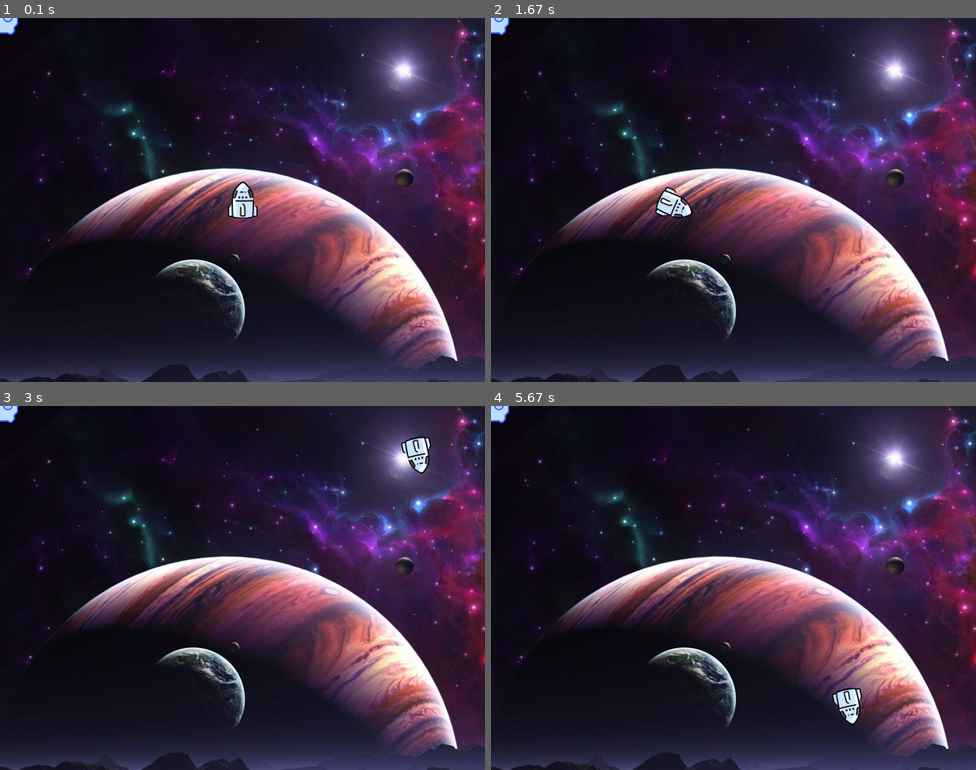
Above: before the commit, frames 1-4 (two rows, left to right).
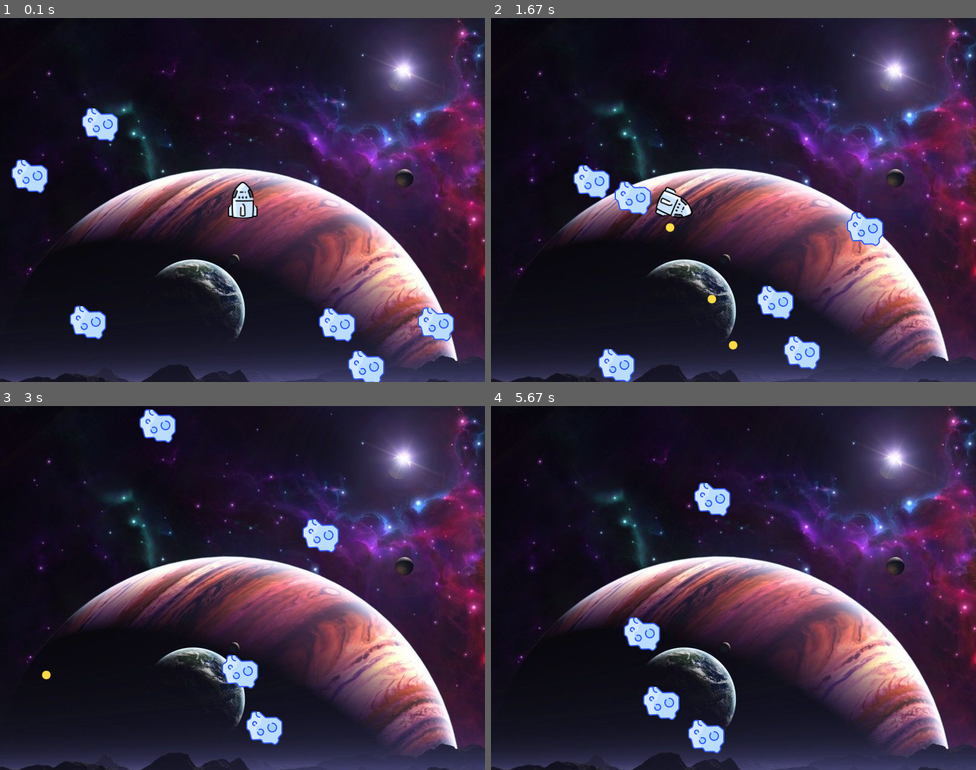
Above: after the commit, the same moments.

Repository: AThooker/PygameRepo
Game: pygame game, started from space_rocks/__main__.py
The game is run twice, just before and just after one commit, with the same random seed, the same clock (stepped at 60 frames per second) and the same inputs.
Inputs:
- Up to frame 1 (0.1 s): no input
- Up to frame 2 (1.67 s): tap Space at 0.33, 0.73, 1.03, 1.23, 1.57 s; hold Right 0.67-1.13 s; hold Up 1.17-1.47 s; hold Right from 1.5 s (still down)
- Up to frame 3 (3 s): tap Space at 1.87, 2.07, 2.47, 2.77 s; release Right at 1.97 s; hold Up 2-2.37 s
- Up to frame 4 (5.67 s): no input

The runs differ from the first frame. In frame 1, 3.3% of the frame differs, in the area x 0-94%, y 0-100%; in frame 2, 3.4%, in the area x 0-81%, y 0-100%; in frame 3, 2.7%; in frame 4, 2.7%.

Commit message:
added bullets

Diff:
--- a/space_rocks/game.py
+++ b/space_rocks/game.py
@@ -1,17 +1,28 @@
 import pygame
 
 from models import Spaceship, Meteor
-from utils import load_sprite
+from utils import get_random_position, load_sprite
 
 class SpaceRocks:
+    MIN_METEOR_DISTANCE = 250
 
     def __init__(self):
         self._init_pygame()
         self.screen = pygame.display.set_mode((800,600))
         self.background = load_sprite("space2", False)
         self.clock = pygame.time.Clock()
-        self.meteor = [Meteor((0,0)) for _ in range(6)]
-        self.spaceship = Spaceship((400,300))
+        self.meteor = []
+        self.lasers = []
+        self.spaceship = Spaceship((400,300), self.lasers.append)
+
+        for _ in range(6):
+            while True:
+                position = get_random_position(self.screen)
+                if(
+                    position.distance_to(self.spaceship.position) > self.MIN_METEOR_DISTANCE
+                ):
+                    break
+            self.meteor.append(Meteor(position))
 
     def main_loop(self):
         while True:
@@ -27,22 +38,42 @@
         for event in pygame.event.get():
             # \ tells the program the line of code continues on the next line (from 22-23)
             if event.type == pygame.QUIT or( \
-            event.type == pygame.KEYDOWN and \
-                event.key == pygame.K_ESCAPE):
+                event.type == pygame.KEYDOWN and event.key == pygame.K_ESCAPE
+                ):
                 quit()
+            elif(
+                self.spaceship
+                and event.type == pygame.KEYDOWN
+                and event.key == pygame.K_SPACE
+            ):
+                self.spaceship.shoot()
 
         is_key_pressed = pygame.key.get_pressed()
 
-        if is_key_pressed[pygame.K_RIGHT]:
-            self.spaceship.rotate(clockwise=True)
-        elif is_key_pressed[pygame.K_LEFT]:
-            self.spaceship.rotate(clockwise=False)
-        if is_key_pressed[pygame.K_UP]:
-            self.spaceship.accelerate()
+        if self.spaceship:
+            if is_key_pressed[pygame.K_RIGHT]:
+                self.spaceship.rotate(clockwise=True)
+            elif is_key_pressed[pygame.K_LEFT]:
+                self.spaceship.rotate(clockwise=False)
+            if is_key_pressed[pygame.K_UP]:
+                self.spaceship.accelerate()
 
     def _process_game_logic(self):
         for game_object in self._get_game_objects():
             game_object.move(self.screen)
+
+        if self.spaceship:
+            for meteor in self.meteor:
+                if meteor.collides_with(self.spaceship):
+                    self.spaceship = None
+                    break
+
+        for bullet in self.lasers[:]:
+            for meteor in self.meteor[:]:
+                if meteor.collides_with(bullet):
+                    self.meteor.remove(meteor)
+                    self.lasers.remove(bullet)
+                    break
 
     def _draw(self):
         self.screen.blit(self.background,(0,0))
@@ -54,4 +85,9 @@
         self.clock.tick(60)
 
     def _get_game_objects(self):
-        return [*self.meteor, self.spaceship]
+        game_objects = [*self.meteor, *self.lasers]
+
+        if self.spaceship:
+            game_objects.append(self.spaceship)
+
+        return game_objects
--- a/space_rocks/models.py
+++ b/space_rocks/models.py
@@ -1,8 +1,9 @@
 from pygame import surface
+from pygame.image import load
 from pygame.math import Vector2
 from pygame.transform import rotozoom
 
-from utils import load_sprite, wrap_position
+from utils import get_random_velocity, load_sprite, wrap_position
 
 UP = Vector2(0, 1)
 
@@ -28,8 +29,12 @@
 class Spaceship(GameObject):
     MANEUVERABILITY = 3
     ACCELERATION = 0.25
+    BULLET_SPEED = 3
 
-    def __init__(self, position):
+    def __init__(self, position, create_bullet_callback):
+
+        self.create_bullet_callback = create_bullet_callback
+
         self.direction = Vector2(UP)
         super().__init__(position, load_sprite("spaceship"), Vector2(0))
 
@@ -48,6 +53,19 @@
     def accelerate(self):
         self.velocity += self.direction * self.ACCELERATION
 
+    def shoot(self):
+        bullet_velocity = self.direction * self.BULLET_SPEED + self.velocity
+        bullet = Bullet(self.position, bullet_velocity)
+        self.create_bullet_callback(bullet)
+
 class Meteor(GameObject):
+
     def __init__(self, position):
-        super().__init__(position, load_sprite("meteor"), (0,0))
+        super().__init__(position, load_sprite("meteor"), get_random_velocity(1,3))
+
+class Bullet(GameObject):
+    def __init__(self, position, velocity):
+        super().__init__(position, load_sprite("bullet"), velocity)
+
+    def move(self, surface):
+        self.position = self.position + self.velocity
--- a/space_rocks/utils.py
+++ b/space_rocks/utils.py
@@ -1,5 +1,8 @@
+import random
+
 from pygame.image import load
 from pygame.math import Vector2
+
 
 def load_sprite(name, with_alpha=True):
     path = f"assets/sprites/{name}.png"
@@ -14,3 +17,14 @@
     x, y = position
     w, h = surface.get_size()
     return Vector2(x % w, y % h)
+
+def get_random_position(surface):
+    return Vector2(
+        random.randrange(surface.get_width()),
+        random.randrange(surface.get_height()),
+    )
+
+def get_random_velocity(min_speed, max_speed):
+    speed = random.randint(min_speed, max_speed)
+    angle = random.randrange(0, 360)
+    return Vector2(speed, 0).rotate(angle)
Binary file added: assets/sprites/bullet.png
Not shown, added: assets/sprites/bullets.html
